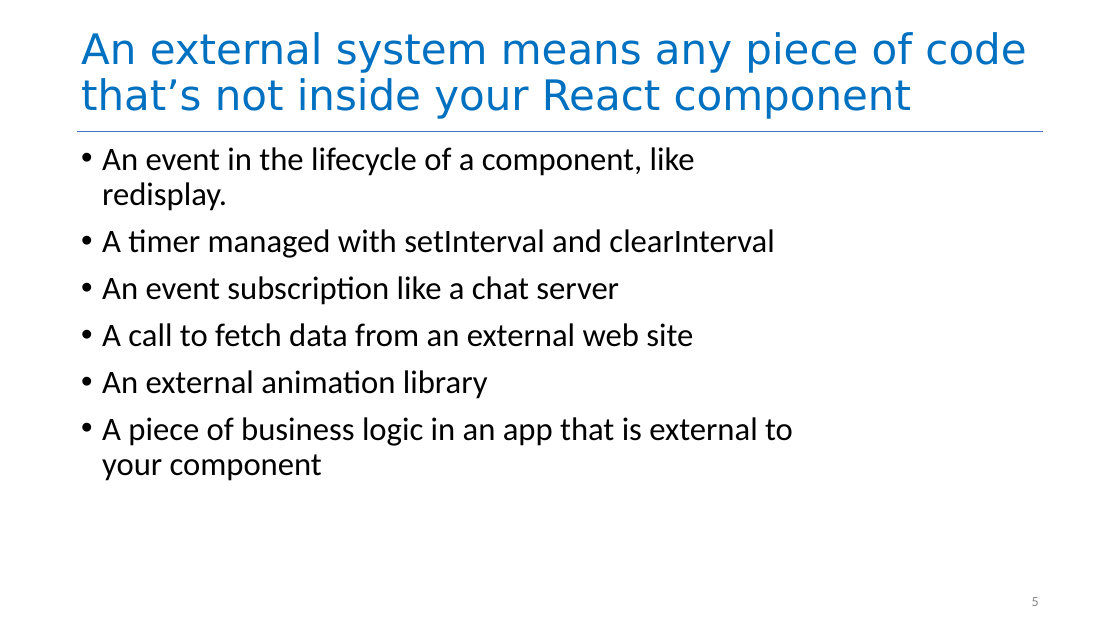
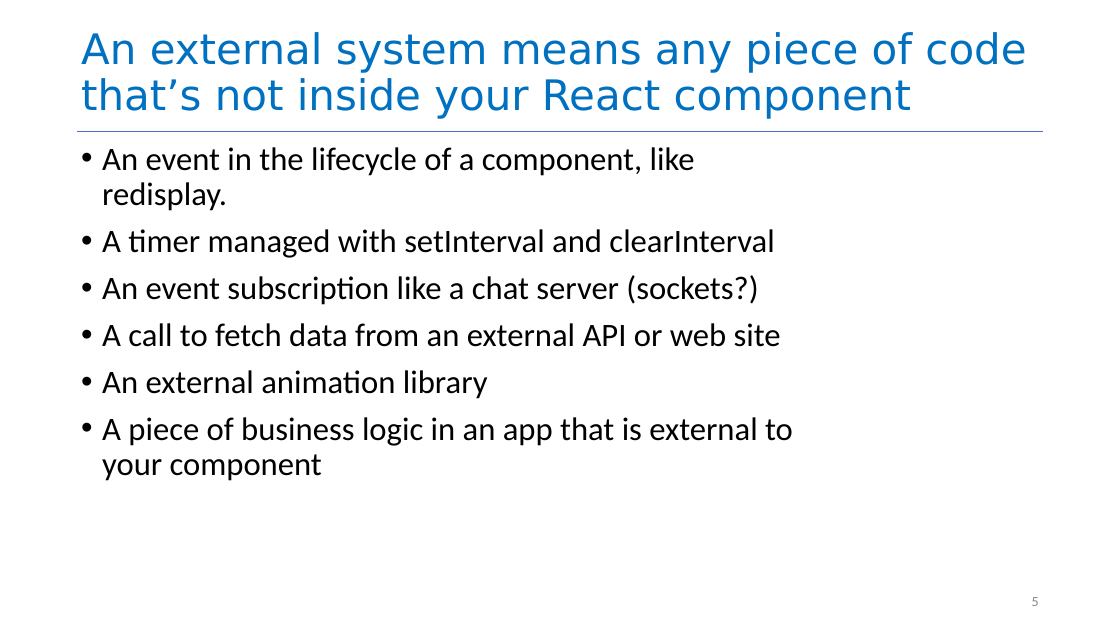
Before and after one commit to yashburshe/CS4530-Fall-2025, a slide deck: slide 5 of Slides/Module 09 React Hooks.pptx. Drawn at 1120x630 pixels with LibreOffice and Linux fonts; fonts in the diff are those of the drawing. Boxes give left, top, right and bottom in pixels: in the first picture for what was removed or moved away, otherwise in the second. Text is boxed around its words. In the diff, an @@ line names an element or a change of style, - is before the commit and + after.

```diff
--- a/Slides/Module 09 React Hooks.pptx
+++ b/Slides/Module 09 React Hooks.pptx
@@ text at [102,275,781,347]: text changed @@
-• An event subscription like a chat server
-• A call to fetch data from an external web site
+• An event subscription like a chat server (sockets?)
+• A call to fetch data from an external API or web site
```
Also in this commit, not shown: 4 other slides changed, 1 other file.
